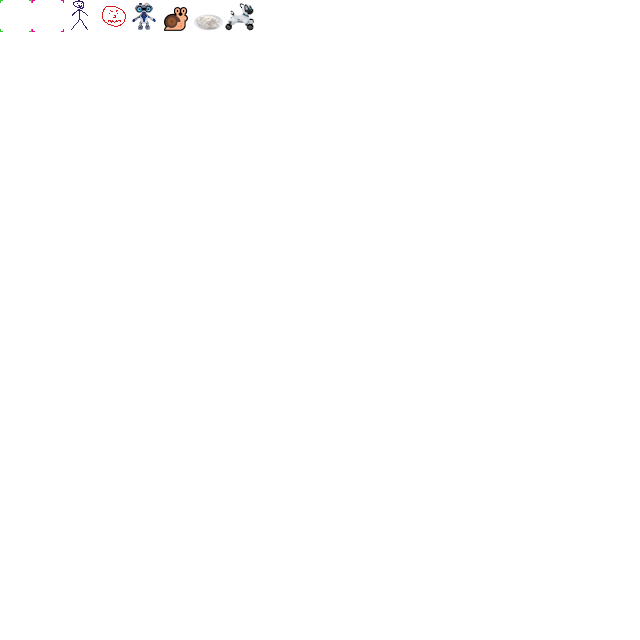
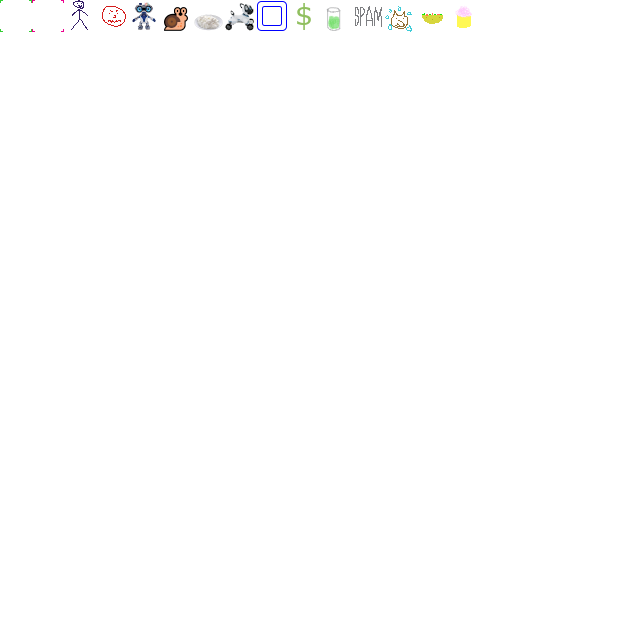
Layered file, before and after one edit (640x640). Changes by layer:
painted on "background" over [326, 5, 472, 32]
added layer "$" above "block.png copy" over [297, 3, 311, 30]
added layer "block.png copy" above "block" over [257, 1, 287, 31]
showed "background #1" over [257, 1, 472, 32]
